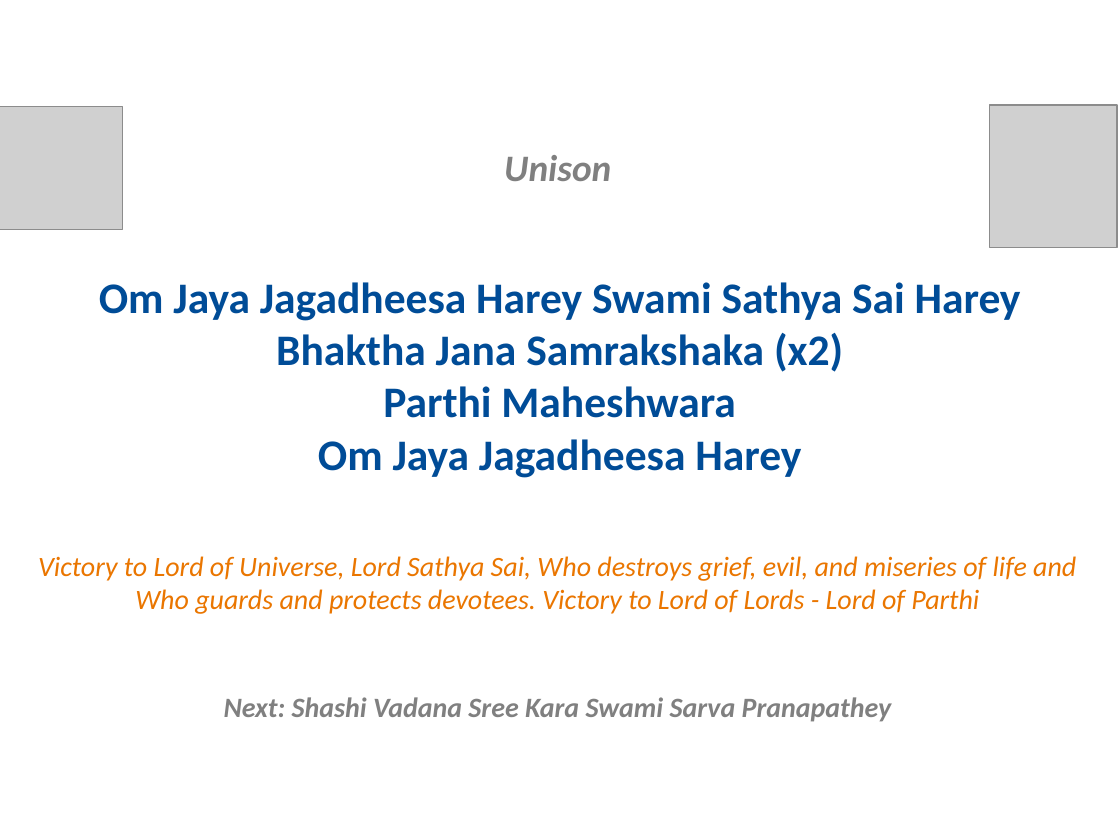
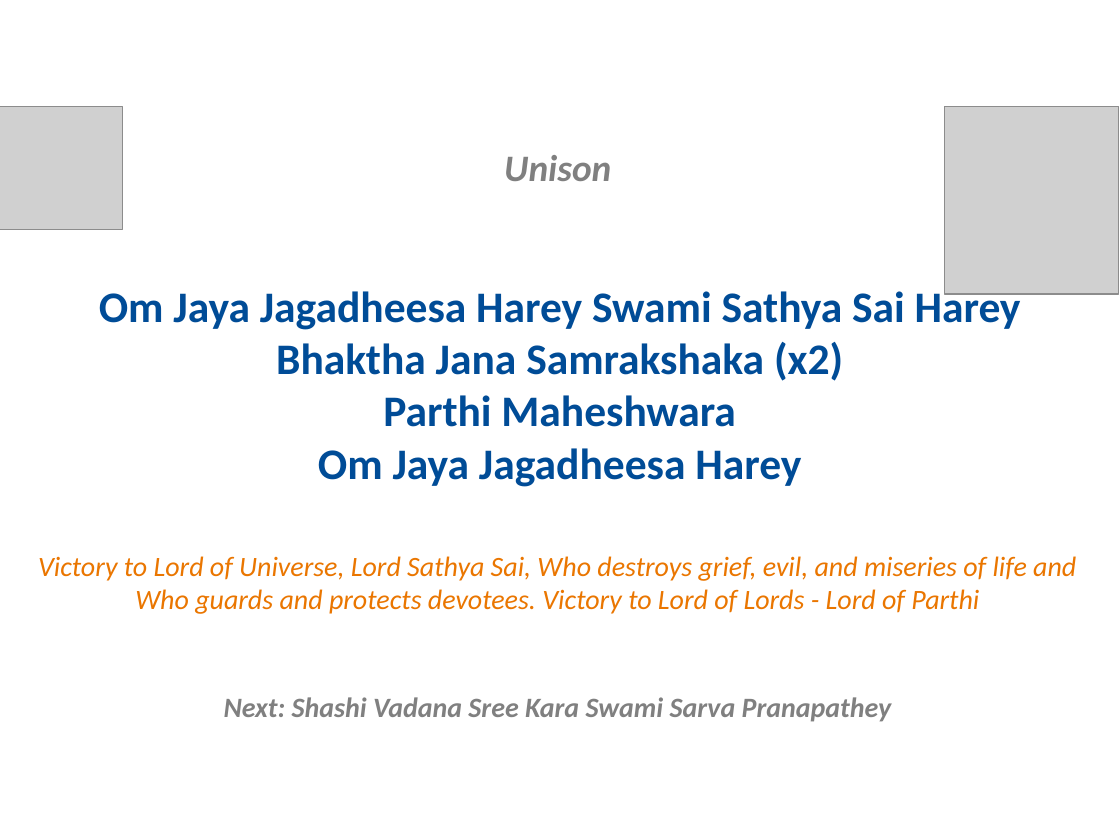
Before and after one commit to rkanadam/saibhajanmaker, a slide deck: slide 7 of WebContent/WEB-INF/templates/25th Anniversary/postUnison.pptx. Drawn at 1120x840 pixels with LibreOffice and Linux fonts; fonts in the diff are those of the drawing; grey boxes stand for pictures. Boxes give left, top, right and bottom in pixels: in the first picture for what was removed or moved away, otherwise in the second. Text is boxed around its words. In the diff, an @@ line names an element or a change of style, - is before the commit and + after.

```diff
--- a/WebContent/WEB-INF/templates/25th Anniversary/postUnison.pptx
+++ b/WebContent/WEB-INF/templates/25th Anniversary/postUnison.pptx
@@ picture: place and size @@
-picture at <box>990,105,1118,248</box>
+picture at <box>945,106,1119,295</box>
@@ text "Om Jaya Jagadheesa Harey Swami ..." rewrapped from <box>99,282,1021,478</box> to <box>99,286,1021,487</box> @@
```
Also in this commit, not shown: 11 other slides changed, 7 other files.
